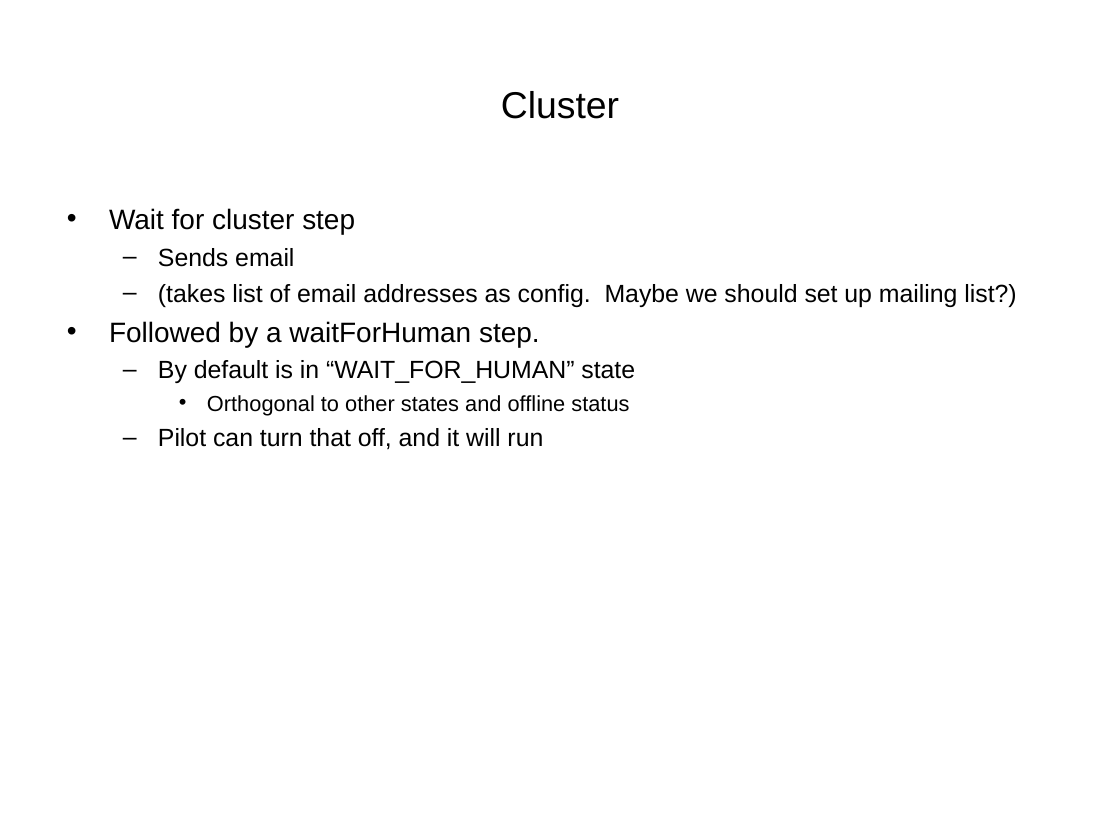
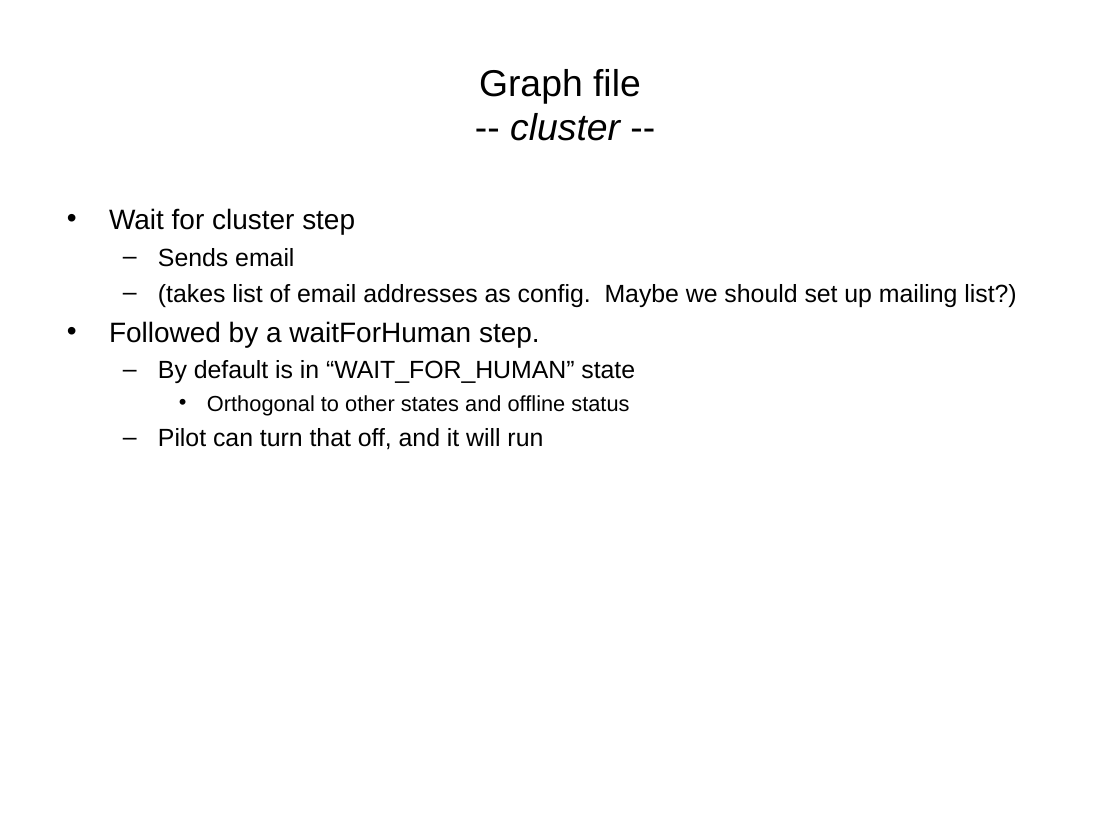
Before and after one commit to VEuPathDB/ApiCommonData, a slide deck: slide 14 of Load/doc/workflow/plasmodb/7.7/ApiWorkFlow.ppt (slide 13 before the commit). Drawn at 1120x840 pixels with LibreOffice and Linux fonts; fonts in the diff are those of the drawing. Boxes give left, top, right and bottom in pixels: in the first picture for what was removed or moved away, otherwise in the second. Text is boxed around its words. In the diff, an @@ line names an element or a change of style, - is before the commit and + after.

```diff
--- a/Load/doc/workflow/plasmodb/7.7/ApiWorkFlow.ppt
+++ b/Load/doc/workflow/plasmodb/7.7/ApiWorkFlow.ppt
@@ title at (479,69,641,141): text changed @@
-Cluster
+Graph file
+-- cluster --
```
Also in this commit, not shown: 7 other slides changed, 4 slides added, 1 slide removed, 4 other files.
